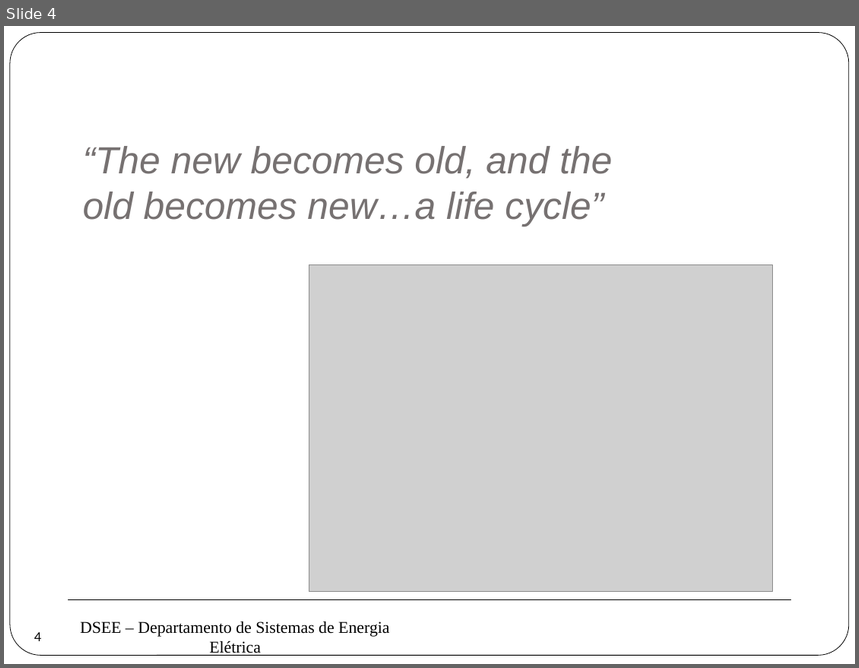
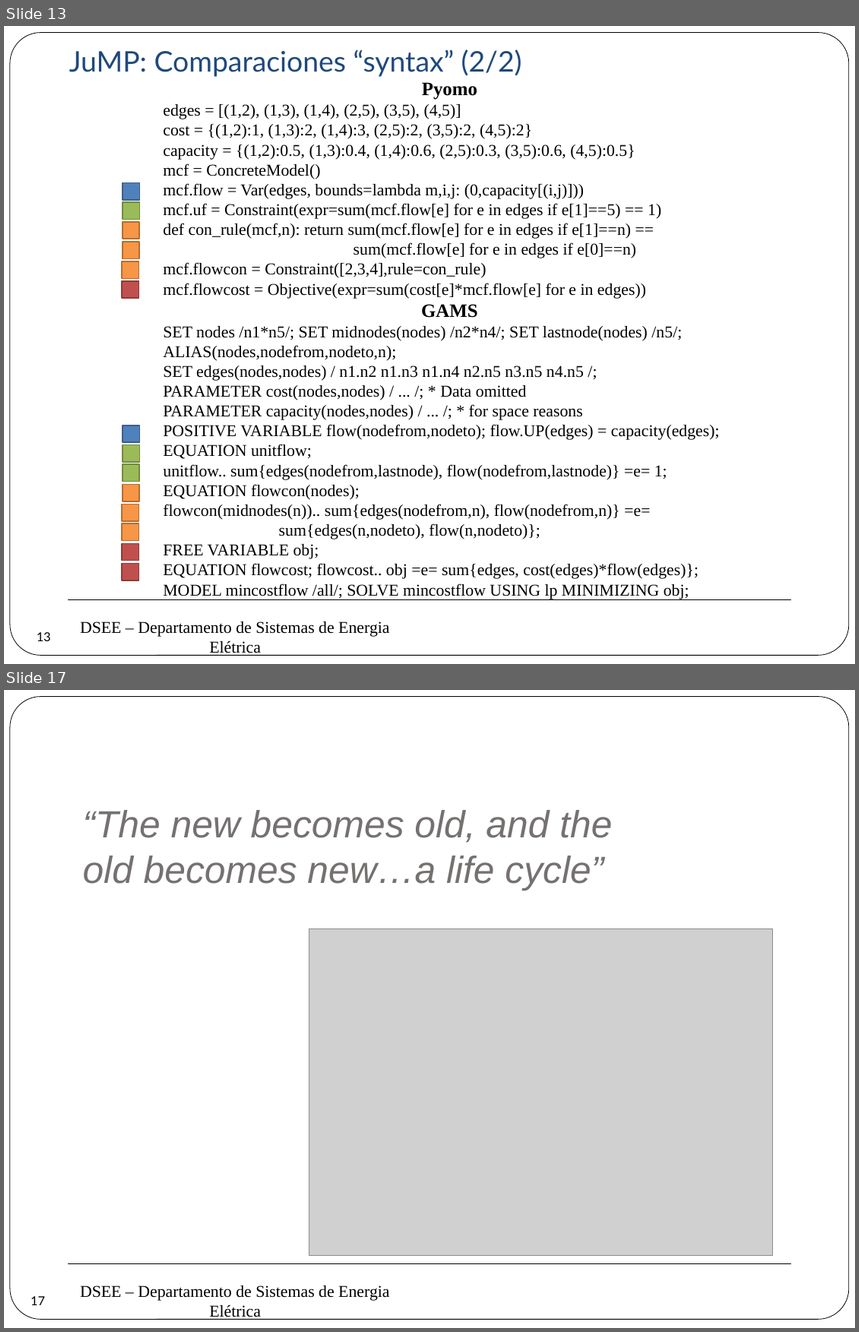
Before and after one commit to erikfilias/Power-Systems-Optimization-using-Julia-Language, a slide deck: 1. Lectures/Introducción a la Optimización aplicada a Sistemas de Energía Eléctrica/Dia 1/3. Julia Language.pptx. Shown one above the other, each under a label of ours: slide 4 before the commit, slides 13 and 17 after it; the slides between them are not shown. The pictures are 859x668 and 859x1332 pixels, drawn with LibreOffice and Linux fonts; fonts in the diff are those of the drawing; grey boxes stand for pictures; background and template pictures are left out. Boxes give left, top, right and bottom in pixels: in the first picture for what was removed or moved away, otherwise in the second. Text is boxed around its words. In the diff, an @@ line names an element or a change of style, - is before the commit and + after.

```diff
--- a/1. Lectures/Introducción a la Optimización aplicada a Sistemas de Energía Eléctrica/Dia 1/3. Julia Language.pptx
+++ b/1. Lectures/Introducción a la Optimización aplicada a Sistemas de Energía Eléctrica/Dia 1/3. Julia Language.pptx
@@ slide 13 added at [4, 26, 855, 664], background #FFFFFF; not listed: 3 template elements that a slide beside it also shows @@
@@ text added at [69, 50, 522, 77], 24 pt, text #1F497D @@
+JuMP: Comparaciones “syntax” (2/2)
@@ text added at [163, 82, 720, 600], 14 pt, text #000000 @@
+Pyomo
+edges = [(1,2), (1,3), (1,4), (2,5), (3,5), (4,5)]
+cost = {(1,2):1, (1,3):2, (1,4):3, (2,5):2, (3,5):2, (4,5):2}
+capacity = {(1,2):0.5, (1,3):0.4, (1,4):0.6, (2,5):0.3, (3,5):0.6, (4,5):0.5}
+mcf = ConcreteModel()
+mcf.flow = Var(edges, bounds=lambda m,i,j: (0,capacity[(i,j)]))
+mcf.uf = Constraint(expr=sum(mcf.flow[e] for e in edges if e[1]==5) == 1)
+def con_rule(mcf,n): return sum(mcf.flow[e] for e in edges if e[1]==n) ==
+sum(mcf.flow[e] for e in edges if e[0]==n)
+mcf.flowcon = Constraint([2,3,4],rule=con_rule)
+mcf.flowcost = Objective(expr=sum(cost[e]*mcf.flow[e] for e in edges))
+GAMS
+SET nodes /n1*n5/; SET midnodes(nodes) /n2*n4/; SET lastnode(nodes) /n5/;
+ALIAS(nodes,nodefrom,nodeto,n);
+SET edges(nodes,nodes) / n1.n2 n1.n3 n1.n4 n2.n5 n3.n5 n4.n5 /;
+PARAMETER cost(nodes,nodes) / ... /; * Data omitted
+PARAMETER capacity(nodes,nodes) / ... /; * for space reasons
+POSITIVE VARIABLE flow(nodefrom,nodeto); flow.UP(edges) = capacity(edges);
+EQUATION unitflow;
+unitflow.. sum{edges(nodefrom,lastnode), flow(nodefrom,lastnode)} =e= 1;
+EQUATION flowcon(nodes);
+flowcon(midnodes(n)).. sum{edges(nodefrom,n), flow(nodefrom,n)} =e=
+sum{edges(n,nodeto), flow(n,nodeto)};
+FREE VARIABLE obj;
+EQUATION flowcost; flowcost.. obj =e= sum{edges, cost(edges)*flow(edges)};
+MODEL mincostflow /all/; SOLVE mincostflow USING lp MINIMIZING obj;
@@ rectangle added at [123, 183, 139, 199], fill #4F81BD, outline #3A5F8C 1 pt @@
@@ rectangle added at [123, 202, 139, 219], fill #9BBB59, outline #738A42 1 pt @@
@@ rectangle added at [123, 222, 139, 239], fill #F79646, outline #B76F34 1 pt @@
@@ rectangle added at [123, 242, 139, 259], fill #F79646, outline #B76F34 1 pt @@
@@ rectangle added at [123, 262, 139, 279], fill #F79646, outline #B76F34 1 pt @@
@@ rectangle added at [123, 281, 139, 298], fill #C0504D, outline #8E3B39 1 pt @@
@@ rectangle added at [123, 425, 139, 442], fill #4F81BD, outline #3A5F8C 1 pt @@
@@ rectangle added at [123, 445, 139, 461], fill #9BBB59, outline #738A42 1 pt @@
@@ rectangle added at [123, 465, 139, 481], fill #9BBB59, outline #738A42 1 pt @@
@@ rectangle added at [123, 485, 139, 502], fill #F79646, outline #B76F34 1 pt @@
@@ rectangle added at [123, 504, 139, 522], fill #F79646, outline #B76F34 1 pt @@
@@ rectangle added at [123, 524, 139, 541], fill #F79646, outline #B76F34 1 pt @@
@@ rectangle added at [123, 544, 139, 560], fill #C0504D, outline #8E3B39 1 pt @@
@@ rectangle added at [123, 564, 139, 581], fill #C0504D, outline #8E3B39 1 pt @@
@@ page number added at [28, 621, 60, 653], 10.5 pt, text #000000 @@
+13
@@ what was slide 4 is now slide 17 @@
@@ page number at [31, 1296, 45, 1306]: text changed @@
-4
+17
```
Also in this commit, not shown: 14 other slides added, 2 slides removed, 2 other files.
